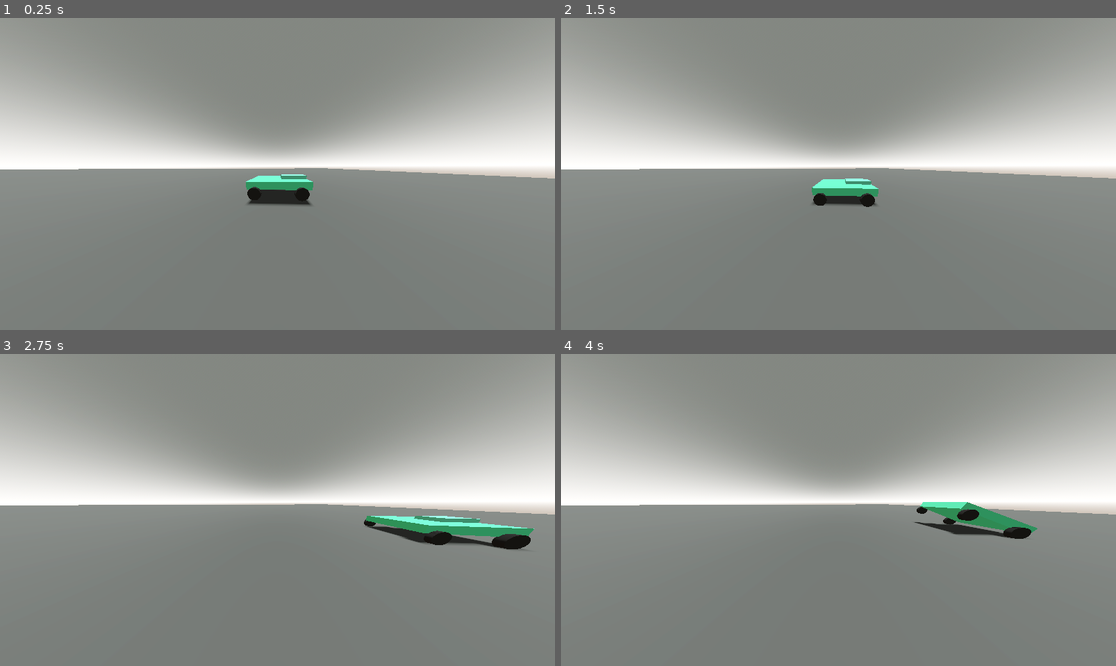
Above: before the commit, frames 1-4 (two rows, left to right).
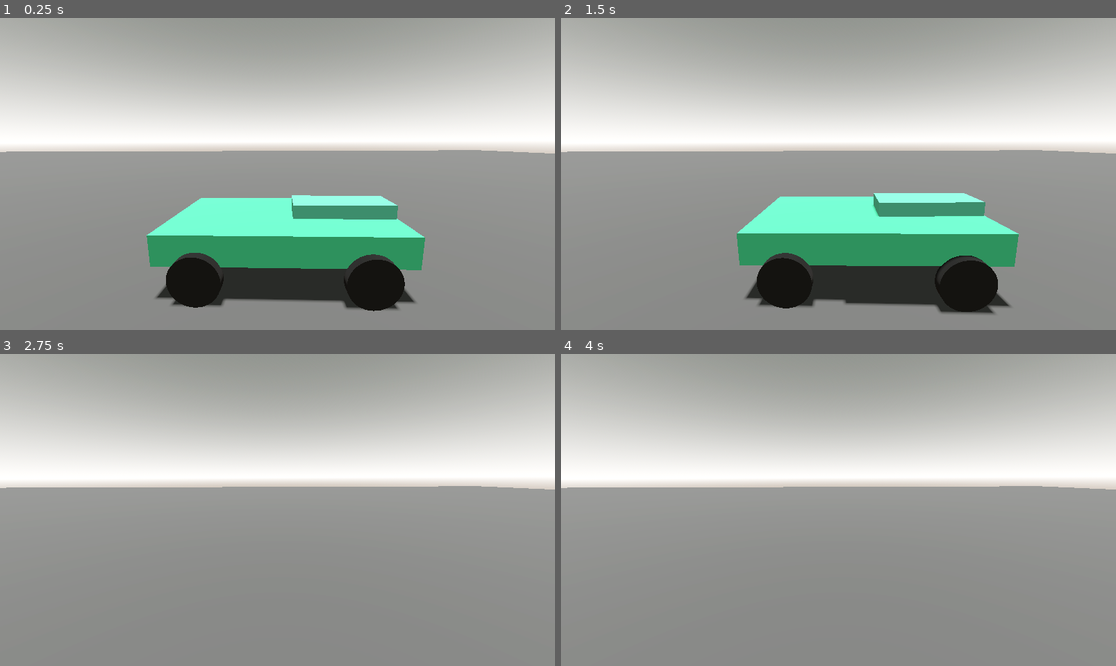
Above: after the commit, the same moments.

Repository: fbcs-jourdan/gamejam3
Game: Godot game, scene res://world.tscn
Same seed, same stepped clock (60 frames per second), same inputs: the game is played once before the commit and once after it. The engine's default icon, where the game draws it, is replaced by a stand-in: a white triangle on a blue panel in a dark square.
Inputs:
- Up to frame 1 (0.25 s): no input
- Up to frame 2 (1.5 s): hold D (right) 0.53-1.28 s; hold S (brake) from 1.28 s (still down)
- Up to frame 3 (2.75 s): release S (brake) at 2.03 s; hold D (right) from 2.03 s (still down)
- Up to frame 4 (4 s): release D (right) at 2.78 s; hold W (accelerate) 2.78-3.53 s; hold A (left) from 3.53 s (still down)

The runs differ from the first frame. In frame 1, 59% of the frame differs, in the area x 0-100%, y 0-94%; in frame 2, 60%, in the area x 0-100%, y 0-95%; in frame 3, 45%; in frame 4, 44%.

Commit message:
continue accel and decel

Diff:
--- a/night-racing/raycastcar.gd
+++ b/night-racing/raycastcar.gd
@@ -2,6 +2,7 @@
 
 @export var wheels: Array[RaycastWheel]
 @export var acceleration := 600.0
+@export var max_speed := 20.0
 
 var motor_input := 0
 
@@ -25,11 +26,21 @@
 	return linear_velocity + angular_velocity.cross(point - global_position)
 
 func _do_single_wheel_acceleration(ray: RaycastWheel) -> void:
+	var forward_dir := -ray.global_basis.z
+	var vel := forward_dir.dot(linear_velocity)
+
+	# wheel_surface = 2 * pi * r
+	ray.wheel.rotate_x(-vel * get_physics_process_delta_time() * 2  * PI * ray.wheel_radius)
+
 	if ray.is_colliding() and ray.is_motor and motor_input:
-		var forward_dir := -ray.global_basis.z
-		var contact := ray.get_collision_point()
+		var contact := ray.wheel.global_position
 		var force_vector := forward_dir * acceleration * motor_input
 		var force_pos := contact - global_position
+
+		if vel > max_speed:
+
+			force_vector = force_vector * 0.1
+
 		apply_force(force_vector, force_pos)
 
 func _do_single_wheel_suspension(ray: RaycastWheel) -> void:
@@ -53,5 +64,6 @@
 
 		var force_vector := (spring_force - spring_damp_force) * spring_up_dir
 
+		contact = ray.wheel.global_position
 		var force_pos_offset := contact - global_position
 		apply_force(force_vector, force_pos_offset)
--- a/night-racing/world.tscn
+++ b/night-racing/world.tscn
@@ -1,5 +1,6 @@
 [gd_scene format=3 uid="uid://3uwudh7njdc2"]
 
+[ext_resource type="Texture2D" uid="uid://c3d18c0dhkxpj" path="res://icon.svg" id="1_tlwt5"]
 [ext_resource type="Script" uid="uid://c8qb7ltk2ullt" path="res://raycastcar.gd" id="2_fj7yv"]
 [ext_resource type="Script" uid="uid://bkjiibcyvbsub" path="res://raycast_wheels.gd" id="2_tlwt5"]
 
@@ -18,8 +19,12 @@
 tonemap_mode = 2
 glow_enabled = true
 
+[sub_resource type="StandardMaterial3D" id="StandardMaterial3D_fj7yv"]
+albedo_color = Color(0.24115604, 0.24115604, 0.24115604, 1)
+
 [sub_resource type="StandardMaterial3D" id="StandardMaterial3D_f3sb7"]
 albedo_color = Color(0.20671603, 0.21465054, 0.21084696, 1)
+albedo_texture = ExtResource("1_tlwt5")
 
 [sub_resource type="BoxMesh" id="BoxMesh_f3sb7"]
 size = Vector3(2, 0.5, 4)
@@ -55,12 +60,13 @@
 
 [node name="CSGBox3D" type="CSGBox3D" parent="." unique_id=1981997951]
 transform = Transform3D(1, 0, 0, 0, 1, 0, 0, 0, 1, 0, -0.5, -211.0315)
+material_override = SubResource("StandardMaterial3D_fj7yv")
 use_collision = true
 size = Vector3(100, 1, 522.063)
 material = SubResource("StandardMaterial3D_f3sb7")
 
 [node name="Car" type="RigidBody3D" parent="." unique_id=257324532 node_paths=PackedStringArray("wheels")]
-transform = Transform3D(1, 0, 0, 0, 1, 0, 0, 0, 1, 0, 1.0312679, 0)
+transform = Transform3D(1, 0, 0, 0, 1, 0, 0, 0, 1, 0, 0.51984537, 0)
 mass = 50.0
 script = ExtResource("2_fj7yv")
 wheels = [NodePath("WheelFL"), NodePath("WheelRL"), NodePath("WheelFR"), NodePath("WheelRR")]
@@ -76,14 +82,15 @@
 surface_material_override/0 = SubResource("StandardMaterial3D_dwbse")
 
 [node name="CollisionShape3D" type="CollisionShape3D" parent="Car" unique_id=87616111]
-transform = Transform3D(1, 0, 0, 0, 1, 0, 0, 0, 1, 0, 0.4936223, 0)
+transform = Transform3D(1, 0, 0, 0, 1, 0, 0, 0, 1, 0, 0.5, 0)
 shape = SubResource("BoxShape3D_pkg7o")
 
 [node name="WheelFL" type="RayCast3D" parent="Car" unique_id=332202002]
-transform = Transform3D(1, 0, 0, 0, 1, 0, 0, 0, 1, -1.0552026, 0.5226824, -1.4786644)
+transform = Transform3D(1, 0, 0, 0, 1, 0, 0, 0, 1, -1.055, 0.523, -1.3)
 script = ExtResource("2_tlwt5")
-spring_strength = 5000.0
+spring_strength = 8000.0
 spring_damping = 120.0
+over_extend = 0.2
 
 [node name="Wheel" type="MeshInstance3D" parent="Car/WheelFL" unique_id=429572464]
 transform = Transform3D(-4.371139e-08, -1, 0, 1, -4.371139e-08, 0, 0, 0, 1, 0, -0.5, 0)
@@ -91,10 +98,11 @@
 surface_material_override/0 = SubResource("StandardMaterial3D_036b0")
 
 [node name="WheelRL" type="RayCast3D" parent="Car" unique_id=833625323]
-transform = Transform3D(1, 0, 0, 0, 1, 0, 0, 0, 1, -1.0552026, 0.5226824, 1.3667231)
+transform = Transform3D(1, 0, 0, 0, 1, 0, 0, 0, 1, -1.055, 0.523, 1.3)
 script = ExtResource("2_tlwt5")
-spring_strength = 5000.0
+spring_strength = 8000.0
 spring_damping = 120.0
+over_extend = 0.2
 is_motor = true
 
 [node name="Wheel" type="MeshInstance3D" parent="Car/WheelRL" unique_id=2015780188]
@@ -103,10 +111,11 @@
 surface_material_override/0 = SubResource("StandardMaterial3D_036b0")
 
 [node name="WheelFR" type="RayCast3D" parent="Car" unique_id=433620734]
-transform = Transform3D(1, 0, 0, 0, 1, 0, 0, 0, 1, 1.0755898, 0.5226824, -1.4786644)
+transform = Transform3D(1, 0, 0, 0, 1, 0, 0, 0, 1, 1.076, 0.523, -1.3)
 script = ExtResource("2_tlwt5")
-spring_strength = 5000.0
+spring_strength = 8000.0
 spring_damping = 120.0
+over_extend = 0.2
 
 [node name="Wheel" type="MeshInstance3D" parent="Car/WheelFR" unique_id=1352356979]
 transform = Transform3D(-4.371139e-08, -1, 0, 1, -4.371139e-08, 0, 0, 0, 1, 0, -0.5, 0)
@@ -114,10 +123,11 @@
 surface_material_override/0 = SubResource("StandardMaterial3D_036b0")
 
 [node name="WheelRR" type="RayCast3D" parent="Car" unique_id=747839532]
-transform = Transform3D(1, 0, 0, 0, 1, 0, 0, 0, 1, 1.0755898, 0.5226824, 1.3667231)
+transform = Transform3D(1, 0, 0, 0, 1, 0, 0, 0, 1, 1.076, 0.523, 1.3)
 script = ExtResource("2_tlwt5")
-spring_strength = 5000.0
+spring_strength = 8000.0
 spring_damping = 120.0
+over_extend = 0.2
 is_motor = true
 
 [node name="Wheel" type="MeshInstance3D" parent="Car/WheelRR" unique_id=1856586292]
@@ -127,4 +137,3 @@
 
 [node name="Camera3D" type="Camera3D" parent="." unique_id=2000066937]
 transform = Transform3D(0.027952652, 0.15738252, -0.9871421, -0.0044547752, 0.98753774, 0.15731947, 0.99959934, 0, 0.028305404, -3.7435765, 2.4098706, 0)
-fov = 145.5
